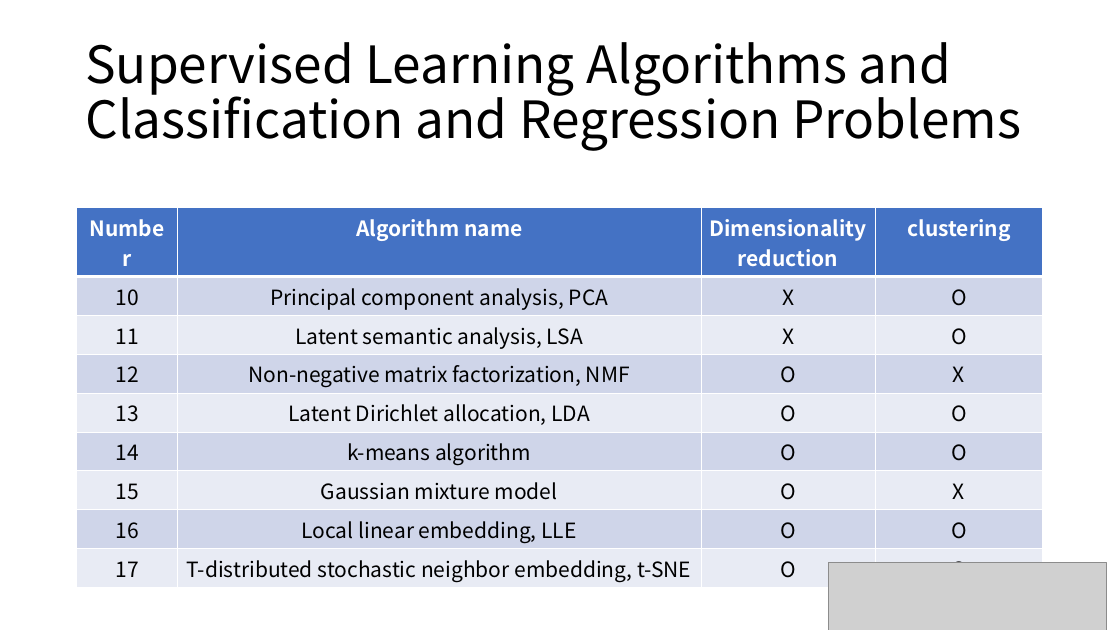
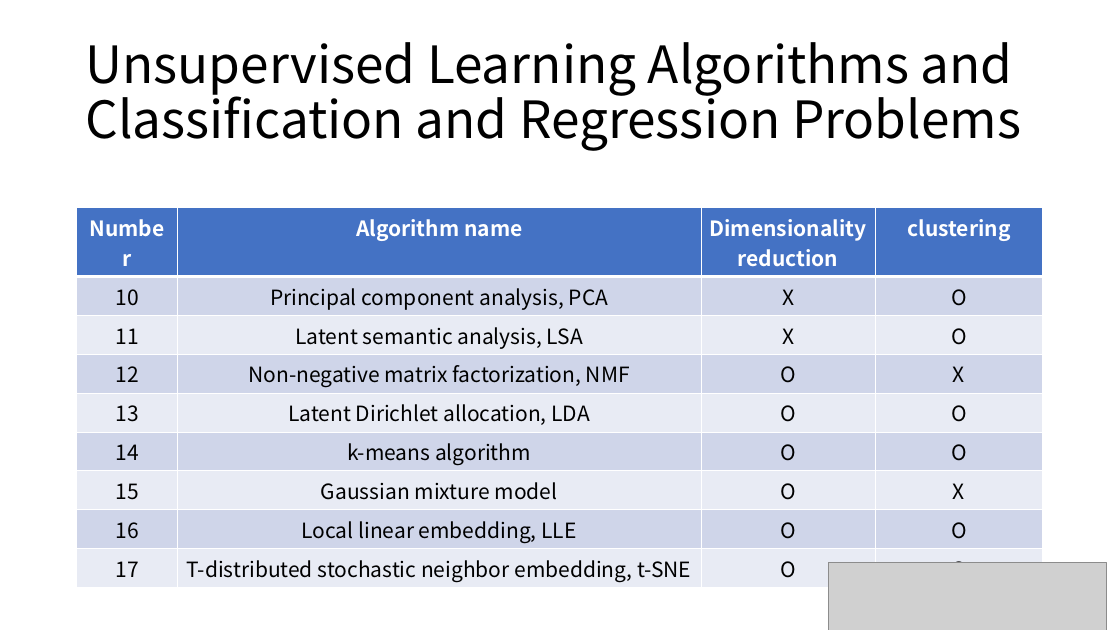
Before and after one commit to majorWallet/Machine_Learning_Algorithms_Library, a slide deck: slide 10 of 1-1_Introducing_MachineLearning.pptx. Drawn at 1120x630 pixels with LibreOffice and Linux fonts; fonts in the diff are those of the drawing; grey boxes stand for pictures. Boxes give left, top, right and bottom in pixels: in the first picture for what was removed or moved away, otherwise in the second. Text is boxed around its words. In the diff, an @@ line names an element or a change of style, - is before the commit and + after.

```diff
--- a/1-1_Introducing_MachineLearning.pptx
+++ b/1-1_Introducing_MachineLearning.pptx
@@ title at (85,42,1021,151): text changed @@
-Supervised Learning Algorithms and
-Classification and Regression Problems
+Unsupervised Learning Algorithms and
+Classification and Regression Problems
```
Also in this commit, not shown: 12 other files.
